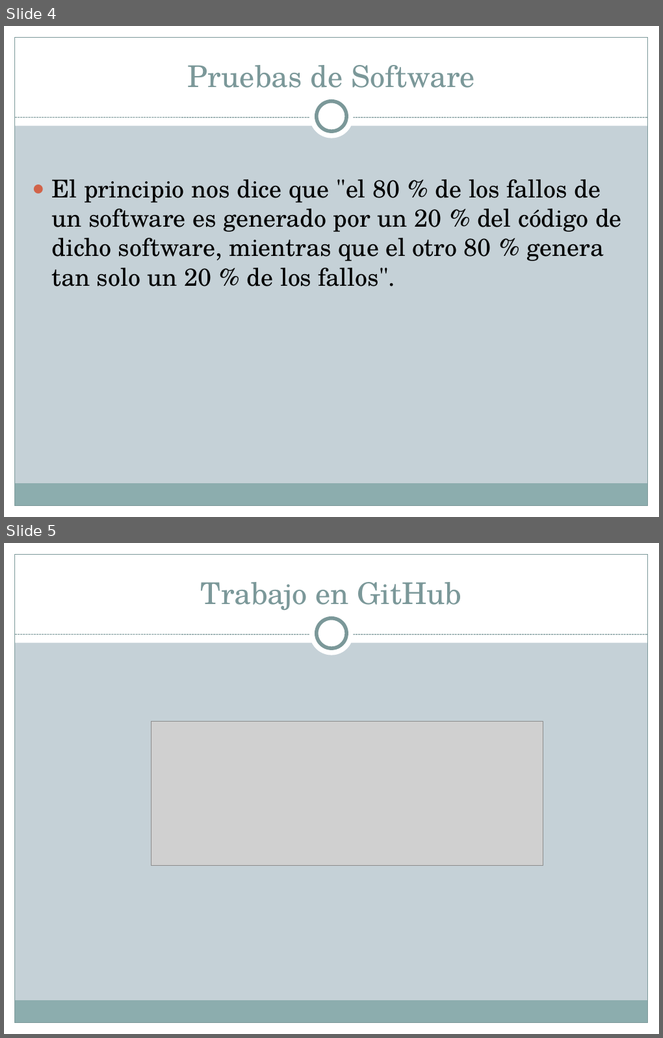
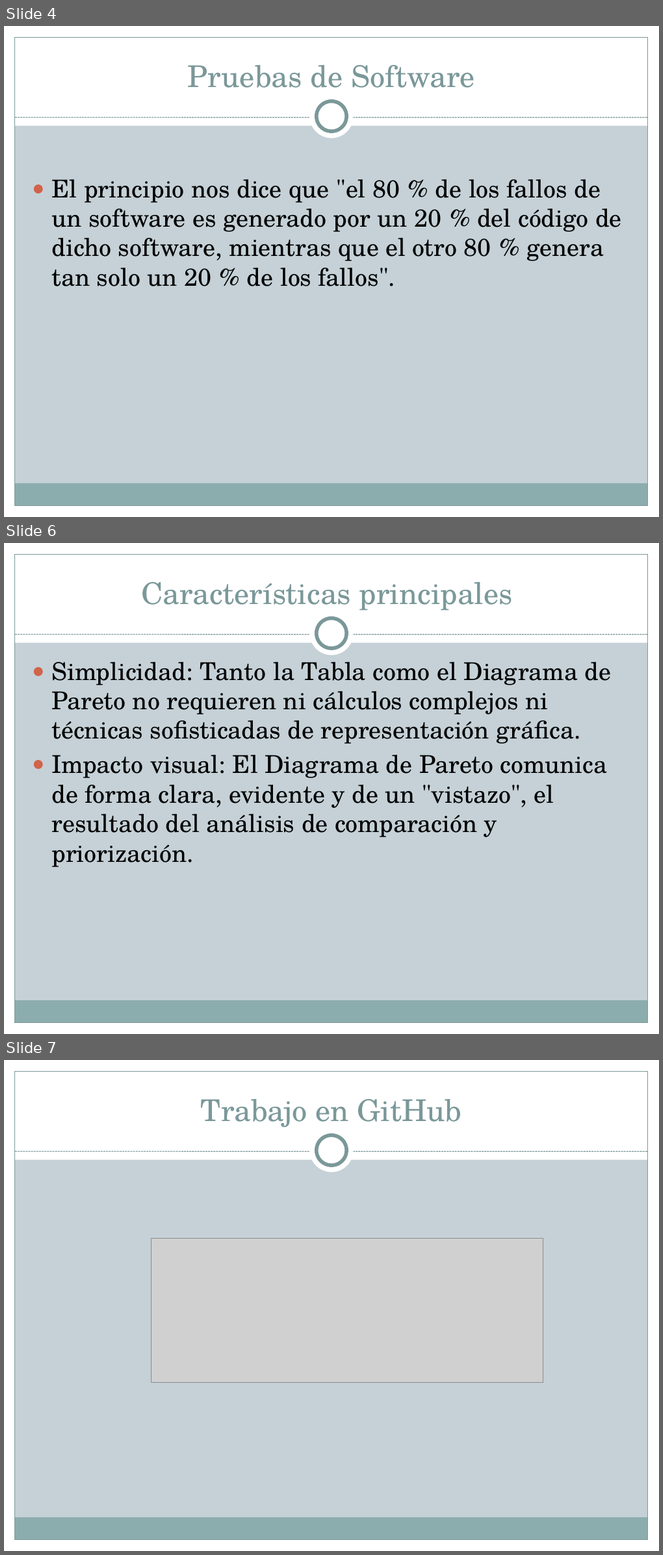
Before and after one commit to JulianAguilar/Equipo6AdminProy, a slide deck: tarea/Diagrama de Pareto.pptx. Shown one above the other, each under a label of ours: slides 4 and 5 before the commit, slides 4, 6 and 7 after it; the slides between them are not shown. The pictures are 663x1038 and 663x1555 pixels, drawn with LibreOffice and Linux fonts; fonts in the diff are those of the drawing; grey boxes stand for pictures. Boxes give left, top, right and bottom in pixels: in the first picture for what was removed or moved away, otherwise in the second. Text is boxed around its words. In the diff, an @@ line names an element or a change of style, - is before the commit and + after.

```diff
--- a/tarea/Diagrama de Pareto.pptx
+++ b/tarea/Diagrama de Pareto.pptx
@@ slide 6 added at <box>4,543,659,1034</box>, background #C5D1D7; not listed: 9 template elements that a slide beside it also shows @@
@@ title added at <box>141,582,513,611</box>, 33 pt, text #7C999A @@
+Características principales
@@ text added at <box>51,662,612,867</box>, 27 pt, text #000000 @@
+● Simplicidad: Tanto la Tabla como el Diagrama de Pareto no requieren ni cálculos complejos ni técnicas sofisticadas de representación gráfica.
+● Impacto visual: El Diagrama de Pareto comunica de forma clara, evidente y de un "vistazo", el resultado del análisis de comparación y priorización.
@@ what was slide 5 is now slide 7 @@
```
Also in this commit, not shown: 1 other slide added, 1 other file.
